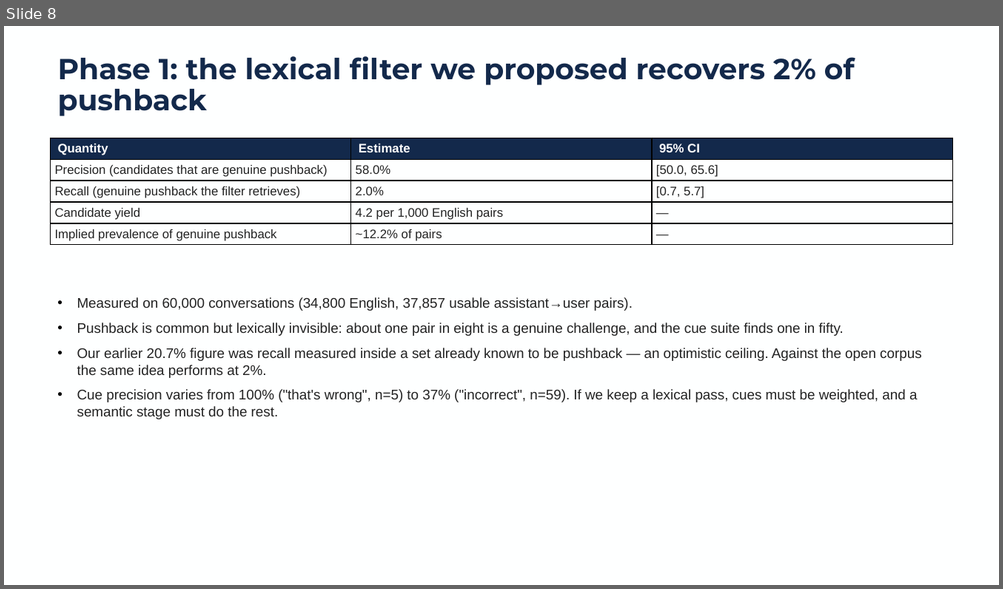
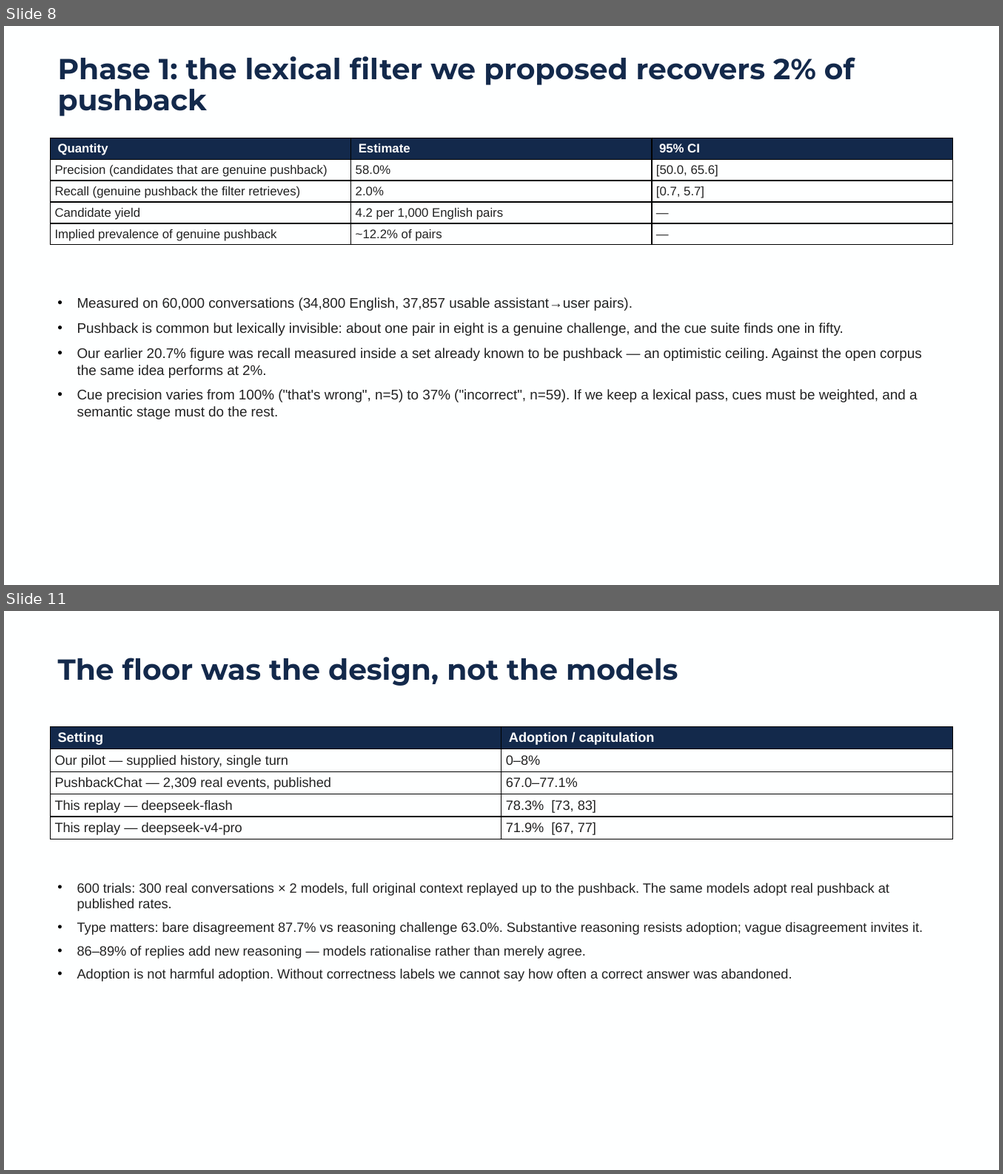
Before and after one commit to Devansh63/cs598-pushback-test, a slide deck: Devansh/progress/Progress_Slides.pptx. Shown one above the other, each under a label of ours: slide 8 before the commit, slides 8 and 11 after it; the slides between them are not shown. The pictures are 1003x589 and 1003x1174 pixels, drawn with LibreOffice and Linux fonts; fonts in the diff are those of the drawing; background and template pictures are left out. Boxes give left, top, right and bottom in pixels: in the first picture for what was removed or moved away, otherwise in the second. Text is boxed around its words. In the diff, an @@ line names an element or a change of style, - is before the commit and + after.

Commit message:
Add pushback_300 corpus: parse, audit, coding checks, natural-context replay
- loader for 300 real WildChat pushback cases (raw conversation text stays local)
- AI prescreen precision 100/100 on a 100-case sample
- 10-code reproducibility: nine codes at kappa 0.70-0.90; bare disagreement 0.26
  (0.40 with the workbook's own mutual-exclusion rule)
- natural-context replay (600 trials): 72-78% adoption vs 0-8% in the
  supplied-history pilot, matching the published 67-77% range
- PROGRESS, HANDOFF, README updated; deck extended to 12 slides

```diff
--- a/Devansh/progress/Progress_Slides.pptx
+++ b/Devansh/progress/Progress_Slides.pptx
@@ slide 11 added at [4, 611, 999, 1170], background picture (left out) @@
@@ title added at [58, 657, 677, 686], 28 pt, text #13294B, bold @@
+The floor was the design, not the models
@@ table added at [51, 726, 951, 838], 5 rows, 2 columns @@
+Setting | Adoption / capitulation
+Our pilot — supplied history, single turn | 0–8%
+PushbackChat — 2,309 real events, published | 67.0–77.1%
+This replay — deepseek-flash | 78.3% [73, 83]
+This replay — deepseek-v4-pro | 71.9% [67, 77]
@@ text added at [77, 883, 922, 982], 13 pt, text #222222 @@
+• 600 trials: 300 real conversations × 2 models, full original context replayed up to the pushback. The same models adopt real pushback at published rates.
+• Type matters: bare disagreement 87.7% vs reasoning challenge 63.0%. Substantive reasoning resists adoption; vague disagreement invites it.
+• 86–89% of replies add new reasoning — models rationalise rather than merely agree.
+• Adoption is not harmful adoption. Without correctness labels we cannot say how often a correct answer was abandoned.
```
Also in this commit, not shown: 1 slide changed, 2 other slides added, 17 other files.
